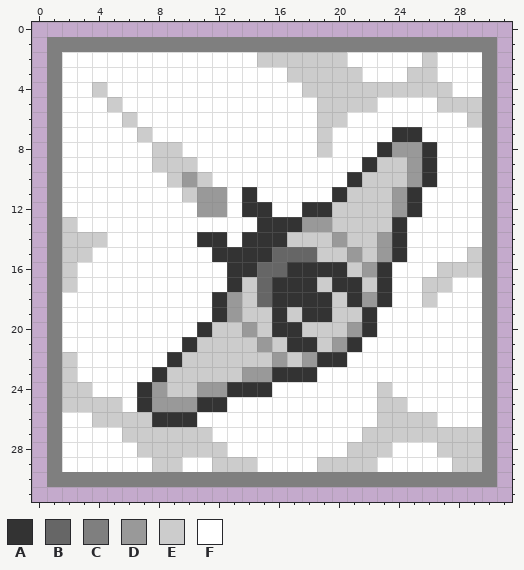
Pixel-art sprite, stored at item/aircaster.png. Above, as it was before the edit.
The file is 64x64 pixels, drawn in blocks of 2x2; one block is one cell here.
Palette (. is transparent): A #333333  B #666666  C #7f7f7f  D #999999  E #cccccc  F #ffffff
Pixels before, first column x 1:
 1 CCCCCCCCCCCCCCCCCCCCCCCCCCCCCC
 2 CFFFFFFFFFFFFFEEEEEEFFFFFEFFFC
 3 CFFFFFFFFFFFFFFFEEEEEFFFEEFFFC
 4 CFFEFFFFFFFFFFFFFEEEEEEEEEEFFC
 5 CFFFEFFFFFFFFFFFFFEEEEFFFFEEEC
 6 CFFFFEFFFFFFFFFFFFEEFFFFFFFFEC
 7 CFFFFFEFFFFFFFFFFFEFFFFAAFFFFC
 8 CFFFFFFEEFFFFFFFFFEFFFADDAFFFC
 9 CFFFFFFEEEFFFFFFFFFFFAEEDAFFFC
10 CFFFFFFFEDEFFFFFFFFFAEEEDAFFFC
11 CFFFFFFFFEDDFAFFFFFAEEEDAFFFFC
12 CFFFFFFFFFDDFAAFFAAEEEEDAFFFFC
13 CEFFFFFFFFFFFFAAADDEEEEAFFFFFC
14 CEEEFFFFFFAAFAAAEEEDEEDAFFFFFC
15 CEEFFFFFFFFAAAABBBEEDEDAFFFFEC
16 CEFFFFFFFFFFAABBAAAAEDAFFFEEEC
17 CEFFFFFFFFFFAEBAAAEAAEAFFEEFFC
18 CFFFFFFFFFFADEBAAAAEADAFFEFFFC
19 CFFFFFFFFFFADEEAEAAEEAFFFFFFFC
20 CFFFFFFFFFAEEDEAAEEEDAFFFFFFFC
21 CFFFFFFFFAEEEEDEAAEDAFFFFFFFFC
22 CEFFFFFFAEEEEEEDEDAAFFFFFFFFFC
23 CEFFFFFAEEEEEDDAAAFFFFFFFFFFFC
24 CEEFFFADEEDDAAAFFFFFFFEFFFFFFC
25 CEEEEFADDDAAFFFFFFFFFFEEFFFFFC
26 CFFEEEEAAAFFFFFFFFFFFFEEEEFFFC
27 CFFFFEEEEEEFFFFFFFFFFEEEEEEEEC
28 CFFFFFEEEEEEFFFFFFFFEEEFFFEEEC
29 CFFFFFFEEFFEEEFFFFEEEEFFFFFEEC
30 CCCCCCCCCCCCCCCCCCCCCCCCCCCCCC
The same view after the edit:
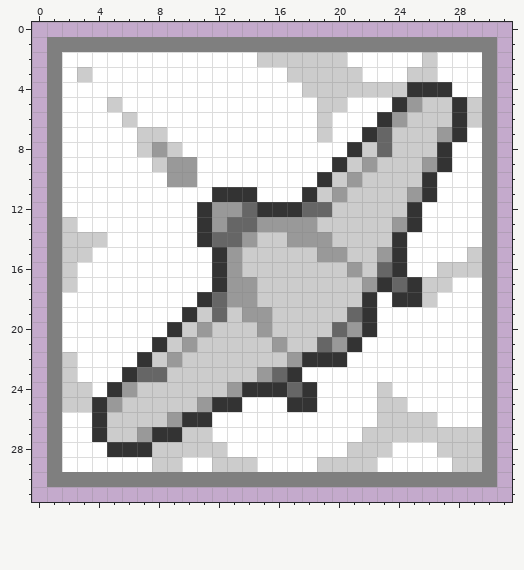
Edits made:
Changed rows in their new state; - is an unchanged pixel.
first column x 3:
 3 E-------------------------
 4 -F--------------------AAA-
 5 ------------------FF-ADE-A
 6 -----------------F--ADEEEA
 7 -----E-------------ABEEEDA
 8 ----ED----------F-AEBEEEA-
 9 ------DD---------AED--EDA-
10 ------D-F-------AED---E---
11 -------FFAA----AED---EDA--
12 --------A-DB-AABB----E----
13 --------ADBBDDD-E----DA---
14 ---------BBDEEDDDE--E-----
15 ----------DEEEEEDDE-------
16 ---------ADEEEEEEEDEBA----
17 ---------ADDEEEE-EED-BA---
18 --------AB-DEEEEE-EAFAA---
19 -------AEBEDDE-EE-B-------
20 ------AED--EDEE--B--------
21 -----AED----EDEEB---------
22 ----AED------EDA----------
23 ---ABB-----E-B-F----------
24 --ADEE--EED--ABA----------
25 -ADEEEEED-A---AA----------
26 -A---ED-A-----------------
27 -AE-DAA-------------------
28 --AAA---------------------
Pixel boxes of the changes (left, top, right, bottom) in both pictures:
changed: (77, 67, 467, 457)
